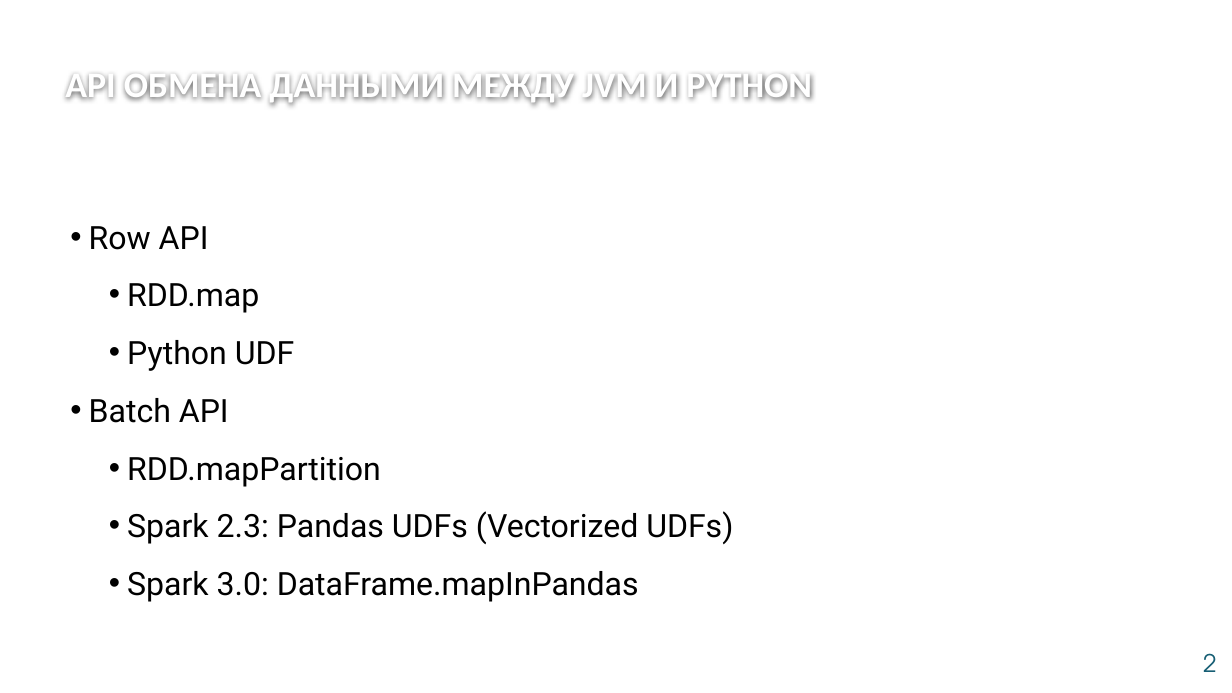
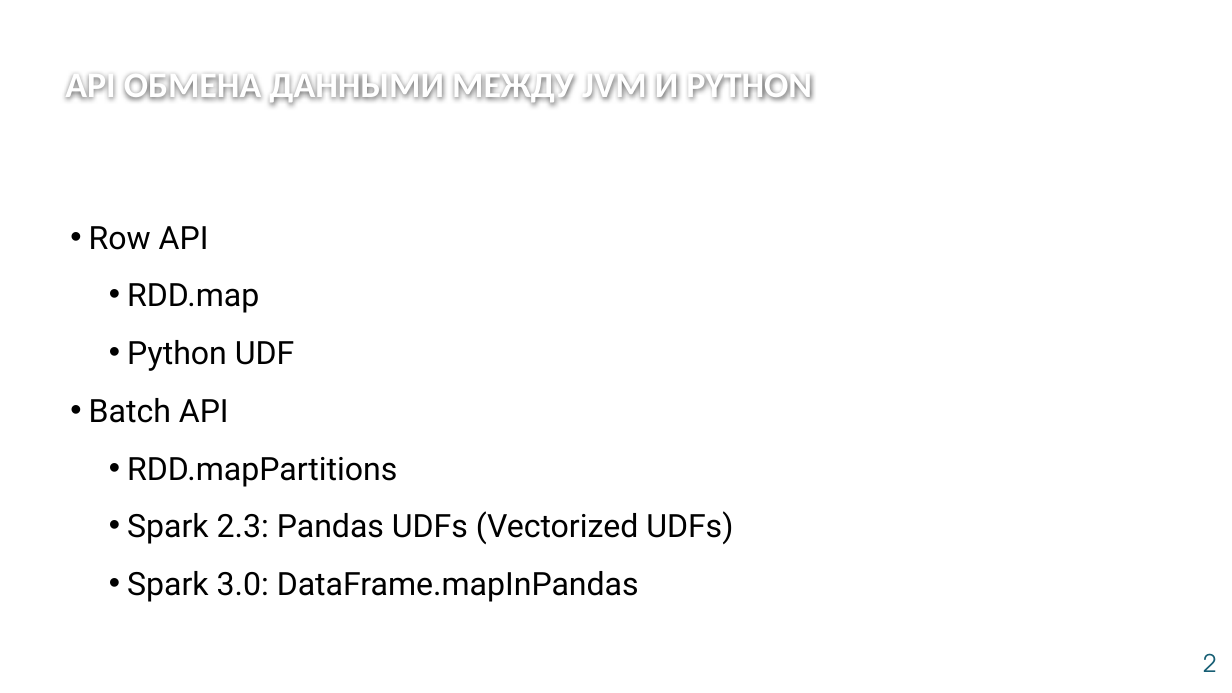
Before and after one commit to dllllb/pyspark-score-tutorial, a slide deck: slide 2 of slides.pptx. Drawn at 1232x693 pixels with LibreOffice and Linux fonts; fonts in the diff are those of the drawing; background and template pictures are left out. Boxes give left, top, right and bottom in pixels: in the first picture for what was removed or moved away, otherwise in the second. Text is boxed around its words. In the diff, an @@ line names an element or a change of style, - is before the commit and + after.

```diff
--- a/slides.pptx
+++ b/slides.pptx
@@ text at box(127, 457, 397, 487): text changed @@
-  • RDD.mapPartition
+  • RDD.mapPartitions
```
Also in this commit, not shown: 2 other files.
